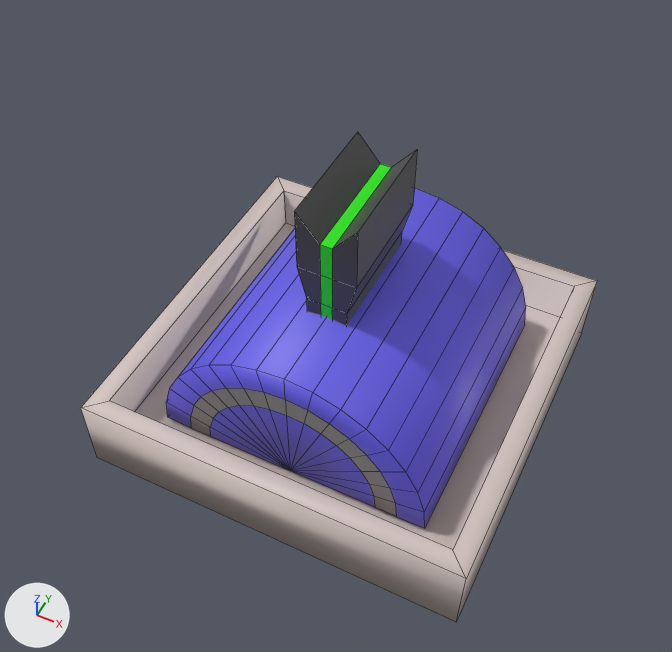
Two versions of the FBX model GEN-Unity/Assets/Models/ani-cannon.fbx, one commit apart.
The view is the same before and after, from a 50 mm lens placed at (0.00819, -0.01769, 0.02464), pointed at (-0.00024, -0.00082, 0.00356). Arrows for +X, +Y and +Z are at lower left; the lights stay in place. Mesh edges are drawn as thin lines. Where no turn or scale is listed for an object, it has been applied to the vertices.

The first picture shows 'cannon_part'.
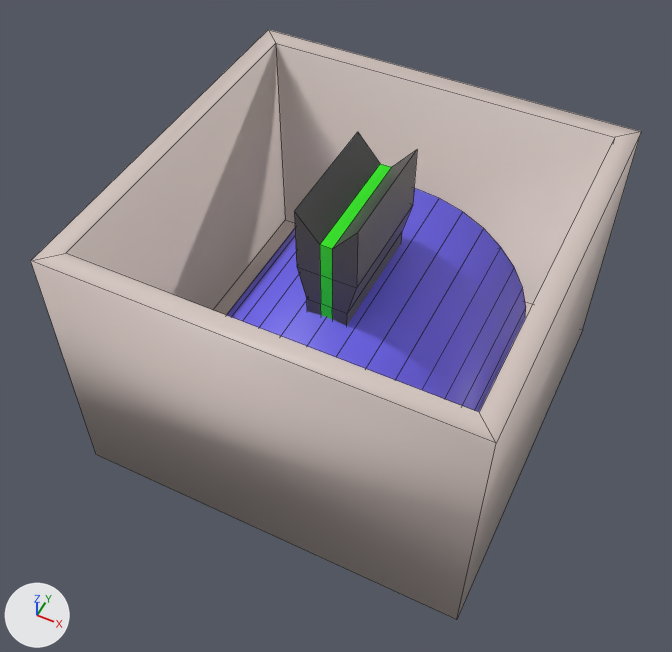
The newer file is also turned or shifted as a whole; pictures and numbers use the older file's frame.

Boxes (x1, y1, x2, y2) around the edits, measured in the pictures (672 x 652 px; the box of a moved part takes in the faces that stretch with it):
'cannon_part', reshaped (18% wider, 20% taller): before (81, 132, 597, 622); after (31, 30, 641, 620)
part 1 of me_cannon_part, moved or reshaped: before (135, 223, 560, 550); after (213, 220, 532, 318)
part 2 of me_cannon_part, moved or reshaped: before (81, 176, 597, 622); after (31, 30, 641, 620)

Patch to the scene script:
```diff
--- a/GEN-Unity/Assets/Models/ani-cannon.fbx.py
+++ b/GEN-Unity/Assets/Models/ani-cannon.fbx.py
@@ me_cannon_part @@
 me_cannon_part.from_pydata(...)  # 152 vertices, 162 faces; spans x -0.00617..0.00617, y -0.00608..0.00608, z -0.00122..0.00799
 # used by ob_cannon_part; location = (0.0, 0.0, 0.00073)
+# me_cannon_part part 1: all 8 vertices in x -0.00617..0.00617, y -0.00608..0.00608, z -0.00122..-0.00018 are moved by (0.0, 0.0, 0.00016)
+# me_cannon_part part 2: all 8 vertices in x -0.00617..0.00617, y -0.00608..0.00608, z 0.00143 are moved by (0.0, 0.0, 0.00613)
 me_cannon_part.materials.append(mat_cannon1)
```
